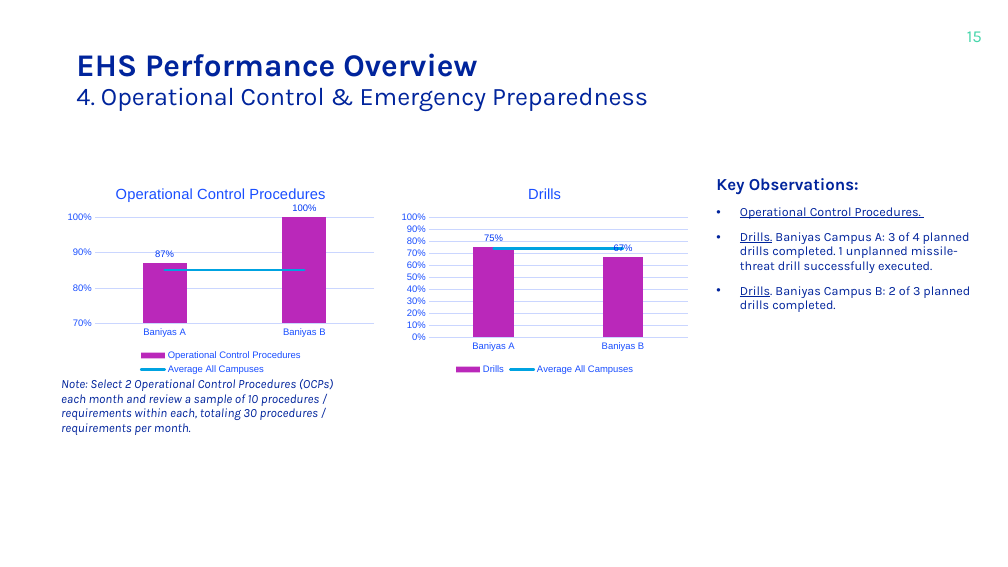
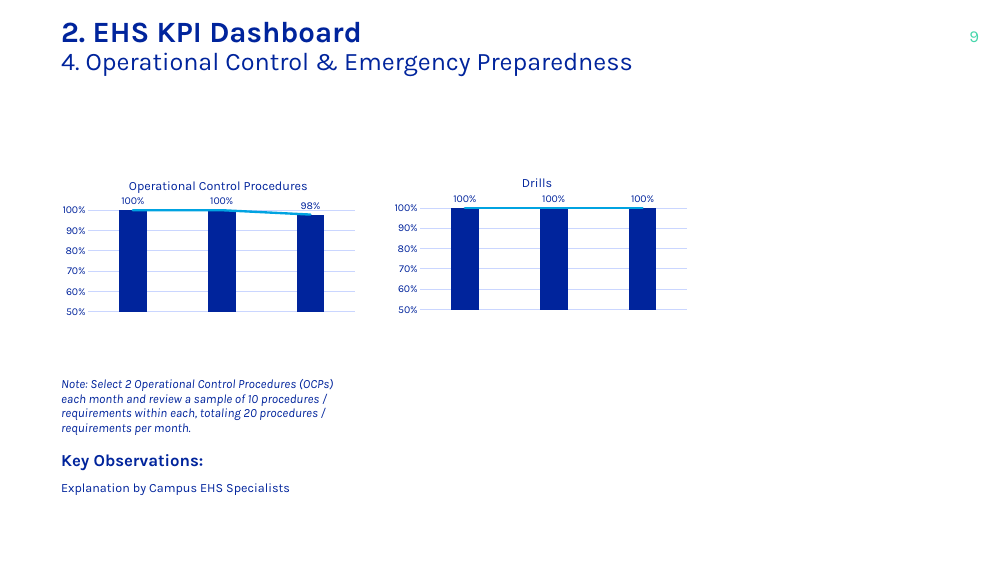
Before and after one commit to josephsismart/hct-cohs-ehs-kpi, a slide deck: slide 9 of templates/template.pptx (slide 15 before the commit). Drawn at 1008x567 pixels with LibreOffice and Linux fonts; fonts in the diff are those of the drawing; background and template pictures are left out. Boxes give left, top, right and bottom in pixels: in the first picture for what was removed or moved away, otherwise in the second. Text is boxed around its words. In the diff, an @@ line names an element or a change of style, - is before the commit and + after.

Commit message:
Replace template.pptx with Rev 4 (23 slides, 17 charts)

```diff
--- a/templates/template.pptx
+++ b/templates/template.pptx
@@ text "2. EHS KPI Dashboard": place and size @@
-text "2. EHS KPI Dashboard" at box(76, 53, 648, 111)
+text "2. EHS KPI Dashboard" at box(61, 21, 633, 77)
@@ text at box(61, 21, 361, 43): text changed; size 30 to 28 pt @@
-EHS Performance Overview
+2. EHS KPI Dashboard
@@ page number at box(969, 31, 979, 42): text changed @@
-15
+9
@@ column chart at box(45, 174, 367, 355) @@
-categories: Baniyas A, Baniyas B
+categories: 1, 2, 3
-Operational Control Procedures: 0.87, 1
+Series 1: 1, 1, 0.98
@@ data labels of Series 1 changed @@
-Average All Campuses: 0.85, 0.85
+Series 2: 1, 1, 0.98
@@ legend changed @@
@@ category axis changed @@
@@ value axis changed @@
@@ bar spacing changed @@
@@ plot area changed @@
@@ lettering changed @@
@@ column chart: place and size @@
-column chart at box(61, 174, 380, 378)
+column chart at box(45, 174, 367, 355)
@@ column chart added at box(377, 172, 699, 353) @@
+title "Drills "
+categories: 1, 2, 3
+Series 1: 1, 1, 1
+Series 2: 1, 1, 1
@@ column chart removed at box(395, 174, 693, 378) @@
-title "Drills "
-categories: Baniyas A, Baniyas B
-Drills: 0.75, 0.67
-Average All Campuses: 0.74, 0.74
@@ text at box(61, 379, 334, 435): text changed @@
-Note: Select 2 Operational Control Procedures (OCPs) each month and review a sample of 10 procedures / requirements within each, totaling 30 procedures / requirements per month.
+Note: Select 2 Operational Control Procedures (OCPs) each month and review a sample of 10 procedures / requirements within each, totaling 20 procedures / requirements per month.
@@ text "Key Observations:": place and size @@
-text "Key Observations:" at box(716, 178, 970, 312)
+text "Key Observations:" at box(61, 454, 290, 495)
@@ text at box(61, 483, 290, 495): text changed @@
-• Operational Control Procedures.
-• Drills. Baniyas Campus A: 3 of 4 planned drills completed. 1 unplanned missile-threat drill successfully executed.
-• Drills. Baniyas Campus B: 2 of 3 planned drills completed.
+Explanation by Campus EHS Specialists
```
Also in this commit, not shown: 9 other slides changed, 12 slides added, 14 slides removed.
